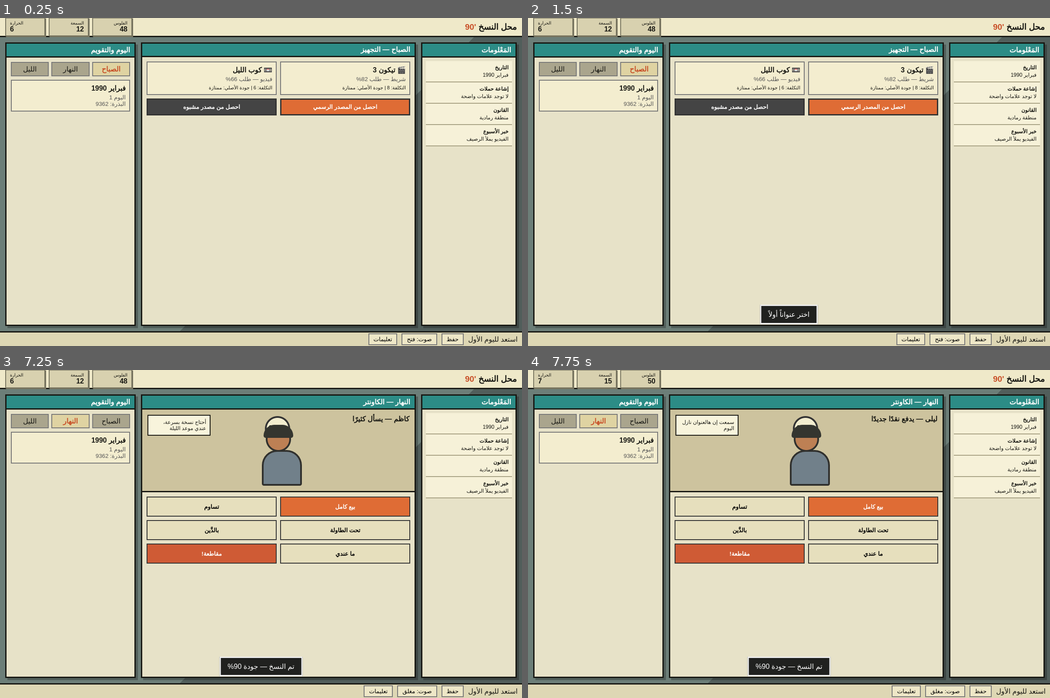
Above: before the commit, frames 1-4 (two rows, left to right).
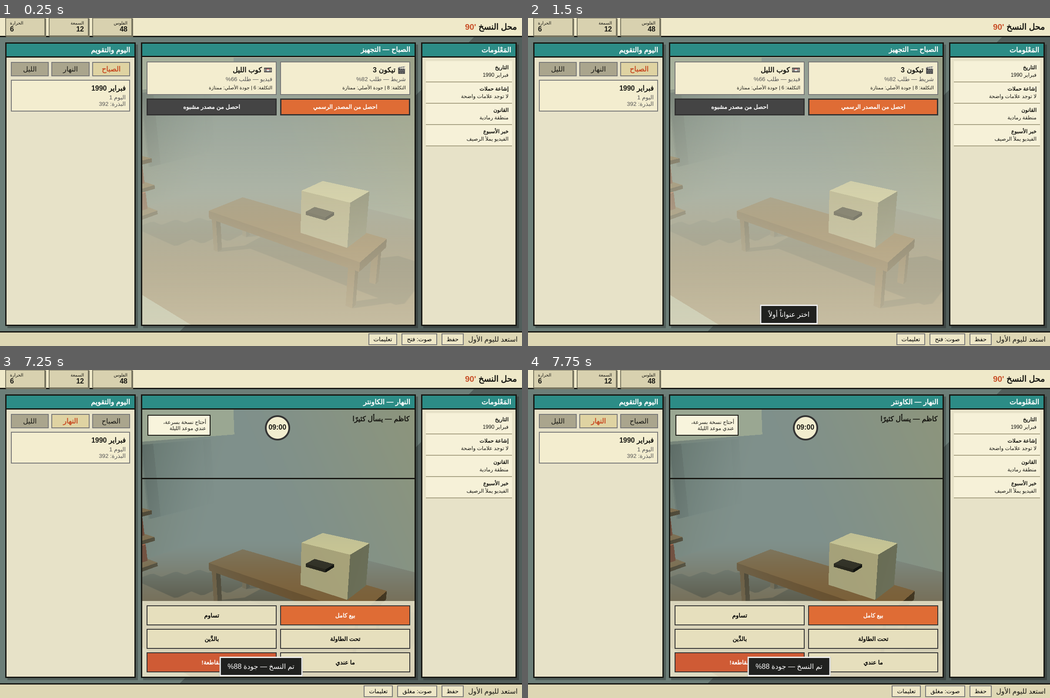
Above: after the commit, the same moments.

Repository: kaLEDHQ/PlayGround
Game: browser game, page index.html
Same seed, same stepped clock (60 frames per second), same inputs: the game is played once before the commit and once after it.
Inputs (mouse positions are in pixels of both pictures, inside the frame that each line leads up to):
- Up to frame 1 (0.25 s): no input
- Up to frame 2 (1.5 s): click "احصل من مصدر مشبوه" at 1.27 s
- Up to frame 3 (7.25 s): click (73, 448) at 1.87 s; click (344, 429) at 2.47 s; click (214, 429) at 3.07 s; click "صوت: فتح" at 3.67 s; click "تعليمات" at 4.27 s; click "فهمت" at 4.87 s; click (344, 429) at 5.47 s; click "احصل من المصدر الرسمي" at 6.07 s; click "بطيء — جودة أعلى" at 6.67 s
- Up to frame 4 (7.75 s): click "تساوم" at 7.27 s

The runs differ from the first frame. In frame 1, 34% of the frame differs, in the area x 18-80%, y 12-94%; in frame 2, 34%; in frame 3, 32%; in frame 4, 32%.
Error after the commit: TypeError: Cannot set properties of null (setting 'queryContent')

Commit message:
Save source and v2 conversation for issue #1
Run: 46005455792
Generation: 46005455792-1795785899098

Diff:
--- a/index.html
+++ b/index.html
@@ -3,6 +3,7 @@
 <head>
 <meta charset="utf-8"/><meta name="viewport" content="width=device-width,initial-scale=1"/><title>محل النسخ '90</title>
 <style>
+.counter{position:relative}.morning-panel{background:linear-gradient(180deg,rgba(231,226,200,.15),rgba(231,226,200,.72));}.morning-grid{position:relative}.counter-actions{background:rgba(231,226,200,.88);position:absolute;bottom:0;right:0;left:0}.counter-stage{height:160px!important}.night{background:rgba(231,226,200,.82)}
 :root{--cream:#e7e2c8;--ink:#171712;--teal:#2c8c86;--orange:#df6c35;--paper:#f5f0d8;--shadow:#3a3932}*{box-sizing:borde …(5972 unchanged characters)…
 </style>
 </head>
@@ -12,15 +13,17 @@
  <div class="main">
   <aside class="panel left-panel"><div class="panel-title">المَعْلومات</div><div class="left-list" id="news"></div></aside>
   <main class="panel counter"><div class="panel-title" id="phaseTitle">الصباح — التجهيز</div>
-   <div id="morning" class="morning-panel" style="padding:10px;height:100%;overflow:auto"></div>
-   <div id="day" style="display:none;height:calc(100% - 32px)"><div class="counter-stage"><div class="clock" id="clock">09:00</div><div class="customer-info" id="customerName"></div><div class="thought" id="customerTalk"></div><div class="customer" id="customer"><div class="head"></div><div class="hair"></div><div class="body"></div></div></div><div class="counter-actions"><button class="action primary" id="sellBtn">بيع كامل</button><button class="action" id="bargainBtn">تساوم</button><button class="action" id="tableBtn">تحت الطاولة</button><button class="action" id="debtBtn">بالدَّين</button><button class="action" id="noneBtn">ما عندي</button><button class="action phone" id="interruptBtn">مقاطعة!</button></div></div>
-   <div id="night" style="display:none;padding:12px;overflow:auto;height:calc(100% - 32px)"></div>
+   <div id="scene3d" style="display:none;position:absolute;inset:32px 0 0;z-index:1"></div>
+   <div id="morning" class="morning-panel" style="position:relative;z-index:2;padding:10px;height:100%;overflow:auto"></div>
+   <div id="day" style="display:none;position:relative;z-index:2;height:calc(100% - 32px)"><div class="counter-stage" style="background:transparent"><div class="clock" id="clock">09:00</div><div class="customer-info" id="customerName"></div><div class="thought" id="customerTalk"></div></div><div class="counter-actions"><button class="action primary" id="sellBtn">بيع كامل</button><button class="action" id="bargainBtn">تساوم</button><button class="action" id="tableBtn">تحت الطاولة</button><button class="action" id="debtBtn">بالدَّين</button><button class="action" id="noneBtn">ما عندي</button><button class="action phone" id="interruptBtn">مقاطعة!</button></div></div>
+   <div id="night" style="display:none;position:relative;z-index:2;padding:12px;overflow:auto;height:calc(100% - 32px)"></div>
   </main>
   <aside class="panel right-panel"><div class="panel-title">اليوم والتقويم</div><div class="right-content"><div class="phase"><span id="p0" class="on">الصباح</span><span id="p1">النهار</span><span id="p2">الليل</span></div><div id="dateBox"></div><div id="upgradeBox"></div></div></aside>
  </div>
  <div class="bottom"><span id="status">استعد لليوم الأول</span><button id="saveBtn">حفظ</button><button id="muteBtn">صوت: فتح</button><button id="helpBtn">تعليمات</button></div>
 </div>
 <div class="modal-backdrop" id="modal"><div class="modal"><div class="modal-head" id="modalHead">قرار</div><div class="modal-body" id="modalBody"></div></div></div><div class="toast" id="toast"></div>
+<script src="https://cdn.jsdelivr.net/npm/three@0.160.0/build/three.min.js"></script>
 <script>
 const $=s=>document.querySelector(s), $$=s=>[...document.querySelectorAll(s)];
 let state={money:48,rep:12,heat:6,day:1,year:1990,month:1,phase:'morning',stock:[],selected:null,customer:null,dues:0,raid:false,scene:'room',supply:'normal',seed:Math.floor(Math.random()*9999),customers:0};
@@ -59,6 +62,44 @@
 function showModal(head,body,choices){$('#modalHead').textContent=head;$('#modalBody').innerHTML=`<p>${body}</p><div cl …(191 unchanged characters)…
 function closeModal(){$('#modal').style.display='none'}
 $('#sellBtn').onclick=()=>sell('sell');$('#bargainBtn').onclick=()=>sell('bar');$('#tableBtn').onclick=()=>sell('table' …(471 unchanged characters)…
+/* محرك ثلاثي الأبعاد داخلي؛ الأشكال كلها مولدة برمجياً بلا أصول خارجية */
+let renderer, scene, camera, shop, customer3d, clockLight;
+function init3D(){
+ const host=$('#scene3d'); if(!host)return;
+ renderer=new THREE.WebGLRenderer({antialias:true,alpha:false});renderer.setPixelRatio(Math.min(devicePixelRatio,1.7));renderer.setSize(host.clientWidth||600,host.clientHeight||500);renderer.shadowMap.enabled=true;renderer.shadowMap.type=THREE.PCFSoftShadowMap;host.appendChild(renderer.domElement);
+ scene=new THREE.Scene();scene.background=new THREE.Color(0x7f908b);scene.fog=new THREE.Fog(0x7f908b,8,18);
+ camera=new THREE.PerspectiveCamera(38,1,.1,100);camera.position.set(7,5.7,9);camera.lookAt(0,1.7,0);
+ const amb=new THREE.HemisphereLight(0xcbd7c2,0x4a3c30,2);scene.add(amb);
+ clockLight=new THREE.DirectionalLight(0xfff2c2,2.5);clockLight.position.set(-5,8,6);clockLight.castShadow=true;clockLight.shadow.mapSize.set(1024,1024);scene.add(clockLight);
+ shop=new THREE.Group();scene.add(shop);
+ const floor=new THREE.Mesh(new THREE.PlaneGeometry(12,9),new THREE.MeshStandardMaterial({color:0x75604a,roughness:.9}));floor.rotation.x=-Math.PI/2;floor.position.y=-.02;floor.receiveShadow=true;shop.add(floor);
+ const wallMat=new THREE.MeshStandardMaterial({color:0xbfc5aa,roughness:.85});
+ const back=new THREE.Mesh(new THREE.BoxGeometry(12,.1,9),wallMat);back.rotation.x=Math.PI/2;back.position.set(0,4,-4.45);shop.add(back);
+ const left=new THREE.Mesh(new THREE.BoxGeometry(.1,4.5,9),wallMat);left.position.set(-6,2.25,0);shop.add(left);
+ // النافذة
+ const frame=new THREE.Mesh(new THREE.BoxGeometry(.12,2.8,3.4),new THREE.MeshStandardMaterial({color:0x40504a}));frame.position.set(-5.91,3,-1.1);shop.add(frame);
+ const glass=new THREE.Mesh(new THREE.PlaneGeometry(2.45,2.9),new THREE.MeshStandardMaterial({color:0xaed3d0,transparent:true,opacity:.48,roughness:.15}));glass.rotation.y=Math.PI/2;glass.position.set(-5.82,3,-1.1);shop.add(glass);
+ // مكتب وعداد
+ const wood=new THREE.MeshStandardMaterial({color:0x80613f,roughness:.75});
+ const deskTop=new THREE.Mesh(new THREE.BoxGeometry(5,.25,1.5),wood);deskTop.position.set(1.2,1.15,1);deskTop.castShadow=true;shop.add(deskTop);
+ [-1.1,3.5].forEach(x=>[-1,2,1].length&&[.35,1.65].forEach(z=>{const leg=new THREE.Mesh(new THREE.BoxGeometry(.18,1.2,.18),wood);leg.position.set(x,.55,z);leg.castShadow=true;shop.add(leg)}));
+ // آلة نسخ
+ const machineMat=new THREE.MeshStandardMaterial({color:0xd4d2b9,roughness:.55});
+ const machine=new THREE.Mesh(new THREE.BoxGeometry(1.35,1.15,1),machineMat);machine.position.set(2.55,1.95,.98);machine.castShadow=true;shop.add(machine);
+ const slot=new THREE.Mesh(new THREE.BoxGeometry(.55,.08,.7),new THREE.MeshStandardMaterial({color:0x292a27}));slot.position.set(2.55,2.15,1.52);shop.add(slot);
+ // رفوف جانبية
+ for(let r=0;r<3;r++){const shelf=new THREE.Mesh(new THREE.BoxGeometry(2.2,.12,.65),wood);shelf.position.set(-4.1,1+r*.85,2.7);shelf.castShadow=true;shop.add(shelf);for(let c=0;c<4;c++){const box=new THREE.Mesh(new THREE.BoxGeometry(.28,.55,.42),new THREE.MeshStandardMaterial({color:[0xd65b35,0x4b7370,0xd9c96a][c%3]}));box.position.set(-4.75+c*.42,1.35+r*.85,2.7);box.castShadow=true;shop.add(box)}}
+ // ملصق
+ const posterCanvas=document.createElement('canvas');posterCanvas.width=256;posterCanvas.height=320;const p=posterCanvas.getContext('2d');p.fillStyle='#d45c37';p.fillRect(0,0,256,320);p.fillStyle='#f4eccb';p.font='bold 48px Arial';p.fillText('TEKKON',22,80);p.font='bold 92px Arial';p.fillText('3',95,190);p.fillStyle='#242724';p.fillRect(20,230,216,8);p.font='24px Arial';p.fillText('NEW COPY',65,280);const posterTex=new THREE.CanvasTexture(posterCanvas);const poster=new THREE.Mesh(new THREE.PlaneGeometry(1.25,1.55),new THREE.MeshBasicMaterial({map:posterTex}));poster.position.set(4.15,3,-4.38);shop.add(poster);
+ // أول عميل نسيجي هندسي
+ customer3d=new THREE.Group();const skin=new THREE.MeshStandardMaterial({color:0xb87952});const head=new THREE.Mesh(new THREE.SphereGeometry(.48,18,12),skin);head.position.y=2.1;head.castShadow=true;customer3d.add(head);const hair=new THREE.Mesh(new THREE.SphereGeometry(.5,18,8,0,Math.PI*2,0,Math.PI*.45),new THREE.MeshStandardMaterial({color:0x35342f}));hair.position.y=2.42;customer3d.add(hair);const torso=new THREE.Mesh(new THREE.CapsuleGeometry(.55,1.15,6,10),new THREE.MeshStandardMaterial({color:0x607985}));torso.position.y=1.15;torso.castShadow=true;customer3d.add(torso);customer3d.position.set(1.2,0,-2.1);customer3d.visible=false;shop.add(customer3d);
+ function resize(){const w=host.clientWidth,h=host.clientHeight;if(!w||!h)return;renderer.setSize(w,h,false);camera.aspect=w/h;camera.updateProjectionMatrix()}window.addEventListener('resize',resize);resize();animate();
+}
+function set3DPhase(){const host=$('#scene3d');host.style.display='block';if(!renderer)init3D();if(state.phase==='night'){scene.background.set(0x172038);clockLight.color.set(0x8dabe1);clockLight.intensity=.9}else{scene.background.set(state.phase==='day'?0x87978f:0x9aa792);clockLight.color.set(0xfff0c2);clockLight.intensity=2.2}if(customer3d)customer3d.visible=state.phase==='day'}
+function animate(){requestAnimationFrame(animate);if(!renderer)return;if(customer3d&&customer3d.visible){customer3d.position.z=-2.1+Math.sin(performance.now*.0012)*.08}renderer.render(scene,camera)}
+const oldStartMorning=startMorning;startMorning=function(){oldStartMorning();set3DPhase();};
+const oldStartDay=startDay;startDay=function(){oldStartDay();set3DPhase();};
+const oldStartNight=startNight;startNight=function(){oldStartNight();set3DPhase();};
 load();renderStats();startMorning();
 </script>
 </body></html>
Not shown, changed: .omgithub/checkpoint.json
Not shown, changed: .omgithub/conversation.json
